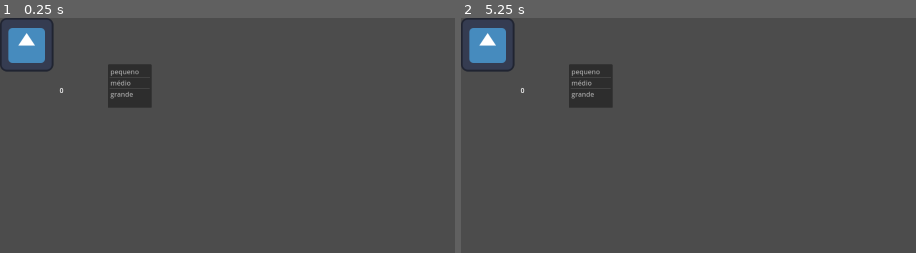
Above: before the commit, frames 1-2 (left to right).
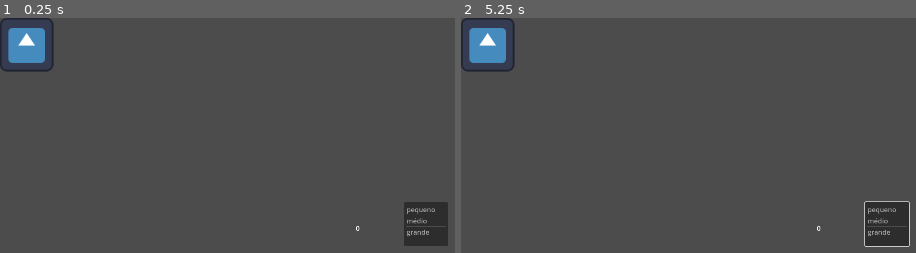
Above: after the commit, the same moments.

Repository: GustaKowai/FORJARIA
Game: Godot game, scene res://minigame.tscn
The game is run twice, just before and just after one commit, with the same random seed, the same clock (stepped at 60 frames per second) and the same inputs. This scene is started directly instead of the project's main scene. The engine's default icon, where the game draws it, is replaced by a stand-in: a white triangle on a blue panel in a dark square.
Inputs (mouse positions are in pixels of both pictures, inside the frame that each line leads up to):
- Up to frame 1 (0.25 s): no input
- Up to frame 2 (5.25 s): tap Enter at 0.5, 2, 3.5 s; move the mouse to (outside the picture) at 0.52 s; hold Right (ui_right) 0.53-1.28 s; tap E (interagir) every 0.75 s from 0.6 to 5.1 s; click (outside the picture) at 0.67 s; tap Space at 1.25, 2.75, 4.25 s; move the mouse to (outside the picture) at 1.27 s; hold Down (ui_down) 1.28-2.03 s; move the mouse to (outside the picture) at 2.02 s; hold Right (ui_right) 2.03-2.78 s; move the mouse to (outside the picture) at 2.77 s; hold Up (ui_up) 2.78-3.53 s; click (outside the picture) at 2.92 s; move the mouse to (outside the picture) at 3.52 s; hold Left (ui_left) 3.53-5.03 s; move the mouse to (620, 175) at 4.27 s; move the mouse to (902, 243) at 5.02 s; hold Down (ui_down) from 5.03 s (still down); click (902, 243) at 5.17 s

The runs differ from the first frame. In frame 1, 3.1% of the frame differs, in the area x 13-99%, y 20-98%; in frame 2, 3.3%.

Commit message:
Mudança na posição do minigame da bigorna

Diff:
--- a/minigame-bigorna/bigorna-minigame.tscn
+++ b/minigame-bigorna/bigorna-minigame.tscn
@@ -11,6 +11,10 @@
 [node name="minigameforja" type="Control" parent="."]
 layout_mode = 3
 anchors_preset = 0
+offset_left = 711.0
+offset_top = 331.0
+offset_right = 711.0
+offset_bottom = 331.0
 size_flags_horizontal = 3
 size_flags_vertical = 3
 script = ExtResource("5_uaajk")
@@ -51,10 +55,10 @@
 text = "Martelar"
 
 [node name="ItemList" type="ItemList" parent="."]
-offset_left = 259.0
-offset_top = 111.0
-offset_right = 364.0
-offset_bottom = 216.0
+offset_left = 970.0
+offset_top = 442.0
+offset_right = 1075.0
+offset_bottom = 547.0
 size_flags_horizontal = 4
 size_flags_vertical = 4
 item_count = 3
@@ -63,10 +67,10 @@
 item_2/text = "grande"
 
 [node name="restantes" type="Label" parent="."]
-offset_left = 143.0
-offset_top = 162.0
-offset_right = 183.0
-offset_bottom = 185.0
+offset_left = 854.0
+offset_top = 493.0
+offset_right = 894.0
+offset_bottom = 516.0
 text = "0"
 
 [connection signal="button_down" from="minigameforja/Button" to="minigameforja" method="_on_button_button_down"]
